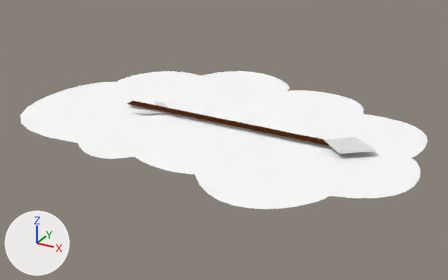
The Blender file Slime Jump.blend as it was, and as the next commit left it.
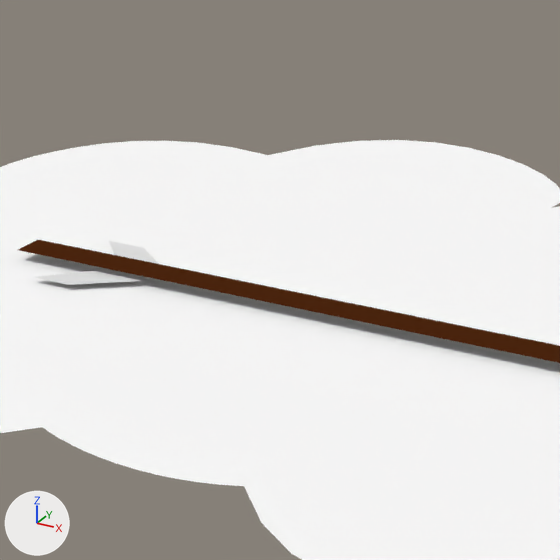
Each version appears first from a 50 mm lens placed at (153.0, 9732.0, 124.0), pointed at (9.0, 9994.0, -7.0), and next in a close-up on the part from 27% to 64% of the width and 10% to 70% of the height. Arrows for +X, +Y and +Z are at lower left; the lights stay in place.

In view in the first close-up: 'M', 'XyA1', 'XyA2'.
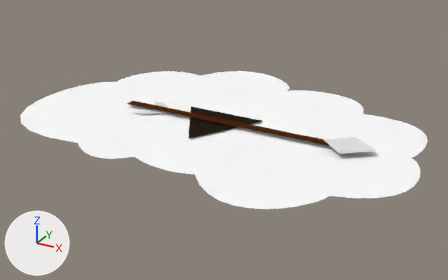
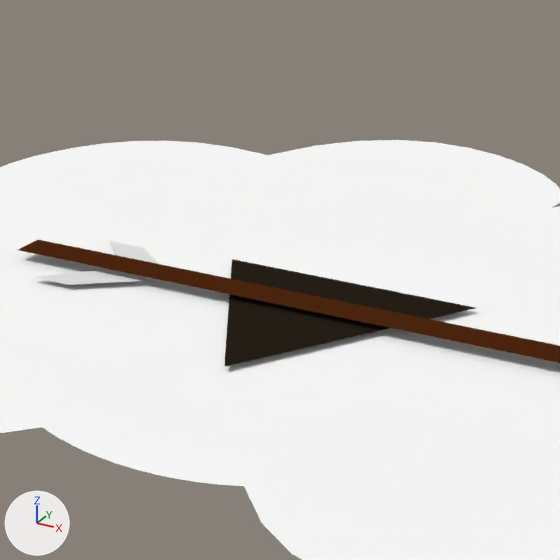
Commit message: Added stalactites

Location of each change, [x1, y1, x2, y2] in pixels of the close-ups (560 x 560 px):
'S', added (black): after [224, 259, 475, 367]

Patch to the scene script:
```diff
--- a/Slime Jump.blend.py
+++ b/Slime Jump.blend.py
@@ mat_stalactite @@
+mat_stalactite = diffuse_material('Stalactite')
+mat_stalactite.base_color = (0.0199, 0.014, 0.00896)  # black #271f18
@@ cu_wall_030 @@
+cu_wall_030 = bpy.data.curves.new('Wall.030', 'CURVE')
+cu_wall_030.dimensions = '2D'
+_sp = cu_wall_030.splines.new('BEZIER'); _sp.bezier_points.add(2)
+_sp.bezier_points.foreach_set('co', [-22.86, 13.1, 0.0, 22.86, 13.1, 0.0, 0.0, -26.2, 0.0])
+_sp.bezier_points.foreach_set('handle_left', [-15.24, 0.0, 0.0, 7.62, 13.1, 0.0, 7.62, -13.1, 0.0])
+_sp.bezier_points.foreach_set('handle_right', [-7.62, 13.1, 0.0, 15.24, 0.0, 0.0, -7.62, -13.1, 0.0])
+for _p, _l, _r in zip(_sp.bezier_points, ['VECTOR', 'VECTOR', 'VECTOR'], ['VECTOR', 'VECTOR', 'VECTOR']): _p.handle_left_type = _l; _p.handle_right_type = _r
+_sp.order_u = 0
+_sp.order_v = 0
+_sp.use_cyclic_u = True
+cu_wall_030.materials.append(mat_stalactite)  # black #271f18
+cu_wall_030.fill_mode = 'FRONT'
@@ ob_s @@
+ob_s = bpy.data.objects.new('S', cu_wall_030)
+ob_s.location = (0.0, 9999.0, 0.0)
```
